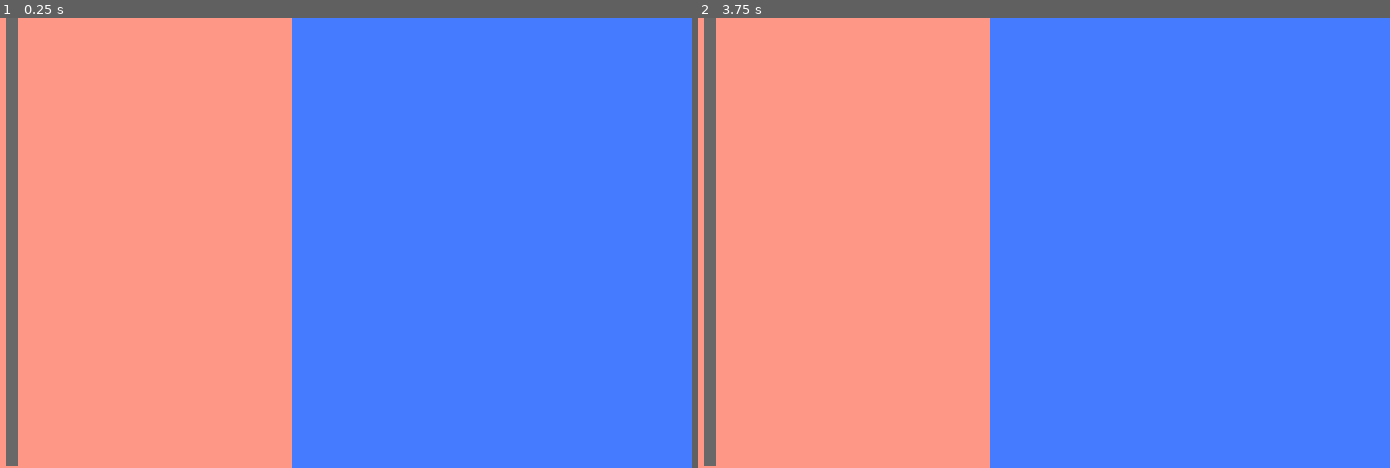
Above: before the commit, frames 1-2 (left to right).
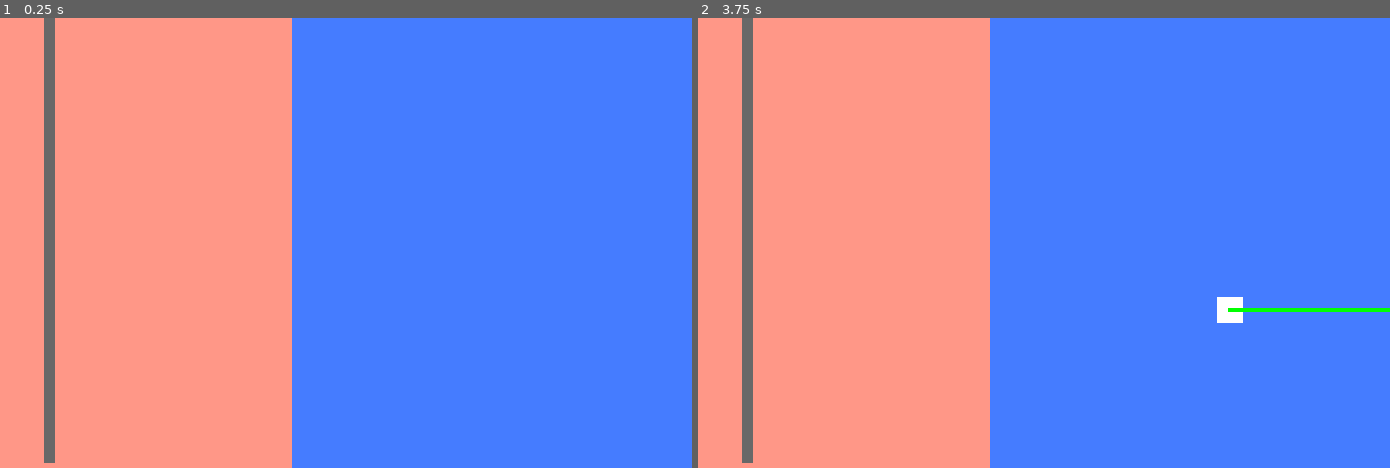
Above: after the commit, the same moments.

Repository: LucieFaure-Beaulande/neopong
Game: Godot game, scene res://Game/board/board.tscn
Same seed, same stepped clock (60 frames per second), same inputs: the game is played once before the commit and once after it.
Inputs (mouse positions are in pixels of both pictures, inside the frame that each line leads up to):
- Up to frame 1 (0.25 s): no input
- Up to frame 2 (3.75 s): tap Enter at 0.5, 2, 3.5 s; move the mouse to (1168, 220) at 0.52 s; click (1168, 220) at 0.67 s; tap Space at 1.25, 2.75 s; drag from (829, 265) to (1300, 243) at 1.27 s; move the mouse to (1071, 144) at 2.02 s; click (1071, 144) at 2.17 s; drag from (947, 333) to (1300, 243) at 2.77 s; move the mouse to (1230, 310) at 3.52 s; click (1230, 310) at 3.67 s

The runs differ from the first frame. In frame 1, 3.3% of the frame differs, in the area x 0-8%, y 0-100%; in frame 2, 3.7%, in the area x 0-100%, y 0-100%.
Error before the commit: Trying to assign value of type 'Nil' to a variable of type 'int'. (res://Game/private_touch_zone/private_touch_zone.gd:66)

Commit message:
Fix vacuum glitch and board rotate

Diff:
--- a/Game/board/board.tscn
+++ b/Game/board/board.tscn
@@ -5,10 +5,10 @@
 [ext_resource type="PackedScene" uid="uid://bqpl5o1ki1st4" path="res://Game/slingshot/slingshot.tscn" id="2_vsefh"]
 
 [sub_resource type="RectangleShape2D" id="RectangleShape2D_43rjr"]
-size = Vector2(716.5, 293)
+size = Vector2(249.25, 700)
 
 [sub_resource type="RectangleShape2D" id="RectangleShape2D_uhwdc"]
-size = Vector2(759, 314)
+size = Vector2(484.5, 718.5)
 
 [sub_resource type="PhysicsMaterial" id="PhysicsMaterial_43rjr"]
 
@@ -16,51 +16,51 @@
 size = Vector2(21, 1296)
 
 [node name="Board" type="Node2D" unique_id=1187871317]
-position = Vector2(0, 720)
-rotation = -1.5707964
 
 [node name="ColorRect" type="ColorRect" parent="." unique_id=1737327288]
-offset_right = 720.0
-offset_bottom = 640.0
+offset_right = 640.0
+offset_bottom = 720.0
 mouse_filter = 1
 color = Color(1, 0.5904081, 0.5299569, 1)
 metadata/_edit_use_anchors_ = true
 
 [node name="ColorRect2" type="ColorRect" parent="." unique_id=1419195896]
-offset_top = 640.0
-offset_right = 720.0
-offset_bottom = 1280.0
+offset_left = 640.0
+offset_right = 1280.0
+offset_bottom = 720.0
 mouse_filter = 1
 color = Color(0.26892668, 0.48667043, 1, 1)
 metadata/_edit_use_anchors_ = true
 
 [node name="Goalzone" parent="." unique_id=586597398 instance=ExtResource("2_uliie")]
-position = Vector2(362, 193)
+position = Vector2(252, 352)
 
 [node name="Slingshot" parent="." unique_id=1398244917 instance=ExtResource("2_vsefh")]
 
 [node name="CollisionShape2D" type="CollisionShape2D" parent="Slingshot" unique_id=1234964609]
-position = Vector2(361.75, 1133.5)
+position = Vector2(125.375, 357)
 shape = SubResource("RectangleShape2D_43rjr")
 
 [node name="VacuumZone" parent="." unique_id=1960340670 instance=ExtResource("1_qj6ra")]
-position = Vector2(360, 1143)
+position = Vector2(1115, 345)
 
 [node name="CollisionShape2D" type="CollisionShape2D" parent="VacuumZone" unique_id=728963688]
-position = Vector2(-3, 2)
+position = Vector2(99, 19)
 shape = SubResource("RectangleShape2D_uhwdc")
 debug_color = Color(0.9902335, 0, 0.2865104, 0.41960785)
 
 [node name="BorderLeft" type="StaticBody2D" parent="." unique_id=594068700]
+visible = false
 physics_material_override = SubResource("PhysicsMaterial_43rjr")
 
 [node name="CollisionShape2D" type="CollisionShape2D" parent="BorderLeft" unique_id=1776507818]
 position = Vector2(0.5, 638)
 shape = SubResource("RectangleShape2D_3j5br")
 
-[node name="BorderRight" type="StaticBody2D" parent="BorderLeft" unique_id=402325207]
+[node name="BorderRight" type="StaticBody2D" parent="." unique_id=402325207]
+visible = false
 physics_material_override = SubResource("PhysicsMaterial_43rjr")
 
-[node name="CollisionShape2D" type="CollisionShape2D" parent="BorderLeft/BorderRight" unique_id=743419606]
+[node name="CollisionShape2D" type="CollisionShape2D" parent="BorderRight" unique_id=743419606]
 position = Vector2(722, 638)
 shape = SubResource("RectangleShape2D_3j5br")
--- a/Game/goalzone/goalzone.gd
+++ b/Game/goalzone/goalzone.gd
@@ -36,7 +36,7 @@
 	var fixed_origin := origin-360 #half of the width because the polygon's center is 0
 	# We create a vector that we then rotate
 	# this vector is used to create an "offset" that aligns with the vacuum's angle
-	var pull_vector:Vector2 = Vector2(-max_pull_distance,0).rotated(angle)
+	var pull_vector:Vector2 = Vector2(0,max_pull_distance).rotated(angle)
 	target_dot_position = pull_vector + Vector2(fixed_origin,0)
 
 
--- a/Game/goalzone/goalzone.tscn
+++ b/Game/goalzone/goalzone.tscn
@@ -7,6 +7,7 @@
 
 [node name="Goalzone" type="Area2D" unique_id=586597398]
 z_index = 1
+rotation = 1.5707964
 script = ExtResource("1_8robk")
 metadata/_custom_type_script = "uid://b5wqkuktxja1s"
 
--- a/Game/vacuum/vacuum.tscn
+++ b/Game/vacuum/vacuum.tscn
@@ -4,7 +4,6 @@
 [ext_resource type="Script" uid="uid://dx7l1r5ohgorg" path="res://Game/vacuum/vacuum_raycast.gd" id="2_y0ycr"]
 
 [node name="Vacuum" type="Node2D" unique_id=1938523004]
-rotation = -1.5707964
 script = ExtResource("1_qq0q7")
 
 [node name="ColorRect" type="ColorRect" parent="." unique_id=566817876]
--- a/Game/vacuum/vacuum_raycast.gd
+++ b/Game/vacuum/vacuum_raycast.gd
@@ -19,7 +19,7 @@
 			previous_collider = collider
 			previous_collider.pull_started.emit()
 			var hit_pos = get_collision_point()
-			collider.pull(hit_pos.x, global_rotation)
+			collider.pull(hit_pos.y, global_rotation)
 	elif previous_collider != null:
 			previous_collider.pull_finished.emit()
 			previous_collider = null
--- a/Game/vacuum/vacuum_zone.gd
+++ b/Game/vacuum/vacuum_zone.gd
@@ -2,8 +2,8 @@
 
 signal vacuum_enabled(enabled:bool)
 
-@export var nb_fingers_for_base: int = 4
-@export var nb_fingers_for_aim: int = 2
+@export var nb_fingers_for_base: int = 1
+@export var nb_fingers_for_aim: int = 1
 
 @onready var vacuum: Node2D = $Vacuum
 
--- a/project.godot
+++ b/project.godot
@@ -21,7 +21,7 @@
 window/size/viewport_height=720
 window/stretch/mode="canvas_items"
 window/stretch/aspect="expand"
-window/handheld/orientation=5
+window/handheld/orientation=4
 
 [input_devices]
 
